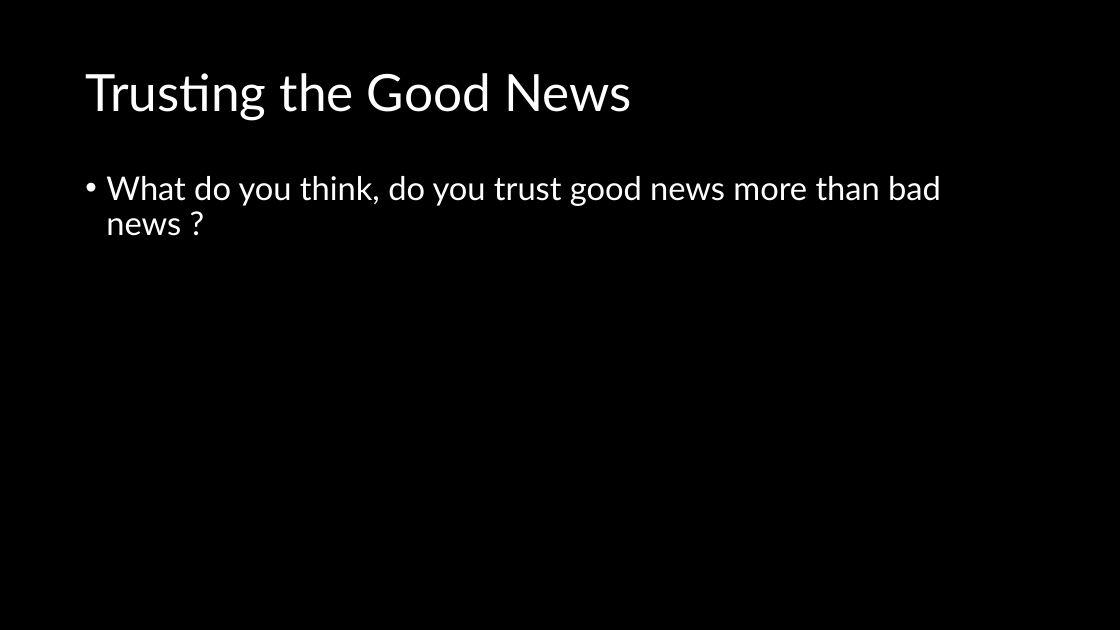
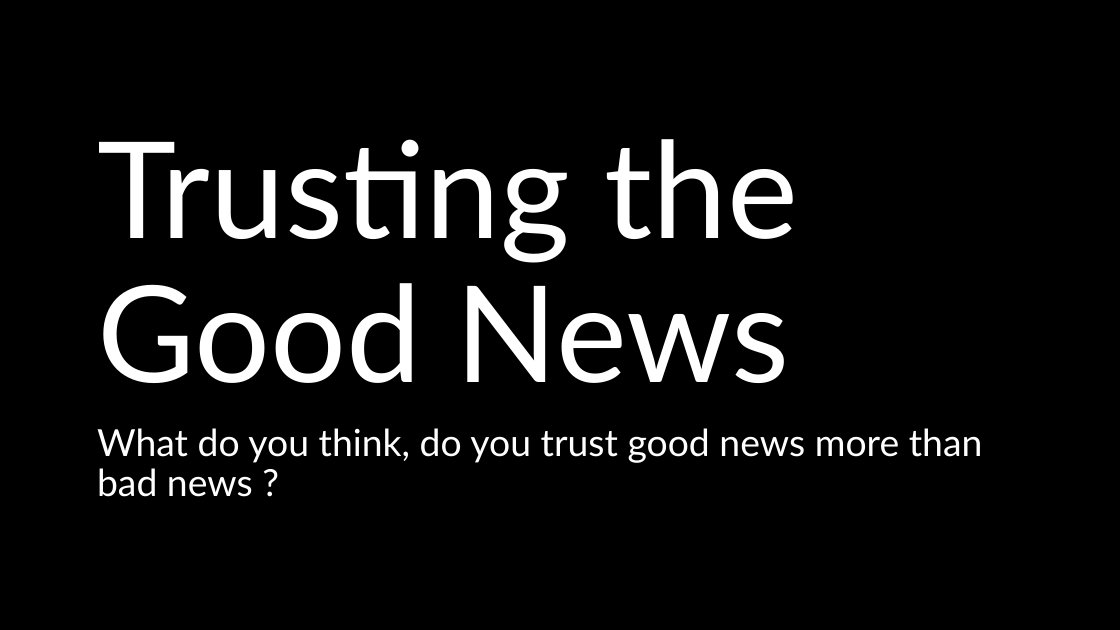
Before and after one commit to Nomandes/social_science_replication_good_news, a slide deck: slide 1 of replication_presentation.pptx (slide 2 before the commit). Drawn at 1120x630 pixels with LibreOffice and Linux fonts; fonts in the diff are those of the drawing; background and template pictures are left out. Boxes give left, top, right and bottom in pixels: in the first picture for what was removed or moved away, otherwise in the second. Text is boxed around its words. In the diff, an @@ line names an element or a change of style, - is before the commit and + after.

```diff
--- a/replication_presentation.pptx
+++ b/replication_presentation.pptx
@@ title "Trusting the Good News": place and size @@
-title "Trusting the Good News" at (85,73,632,120)
+title "Trusting the Good News" at (97,139,799,383)
@@ title "Trusting the Good News" at (97,139,799,383): size 44 to 115 pt, text colour #FFFFFF to none, letter outline none to #FFFFFF 1.75 pt; vertical alignment middle to bottom @@
@@ text "What do you think, do ...": place and size @@
-text "What do you think, do ..." at (106,176,941,236)
+text "What do you think, do ..." at (97,428,983,497)
@@ text "What do you think, do ..." at (97,428,983,497): size 28 to 32 pt; bullet • to none @@
```
Also in this commit, not shown: 7 other slides changed, 1 slide removed.
